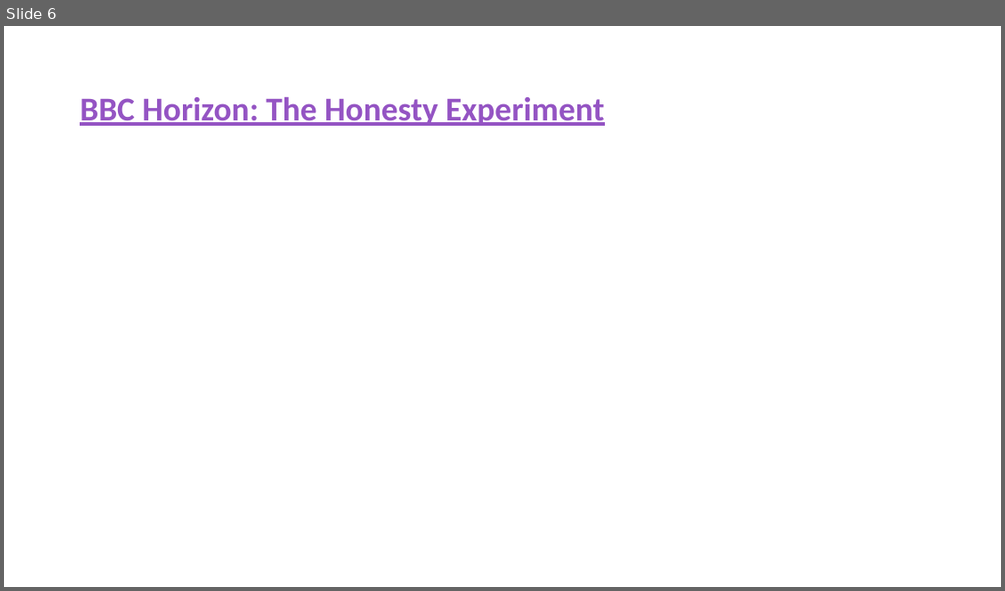
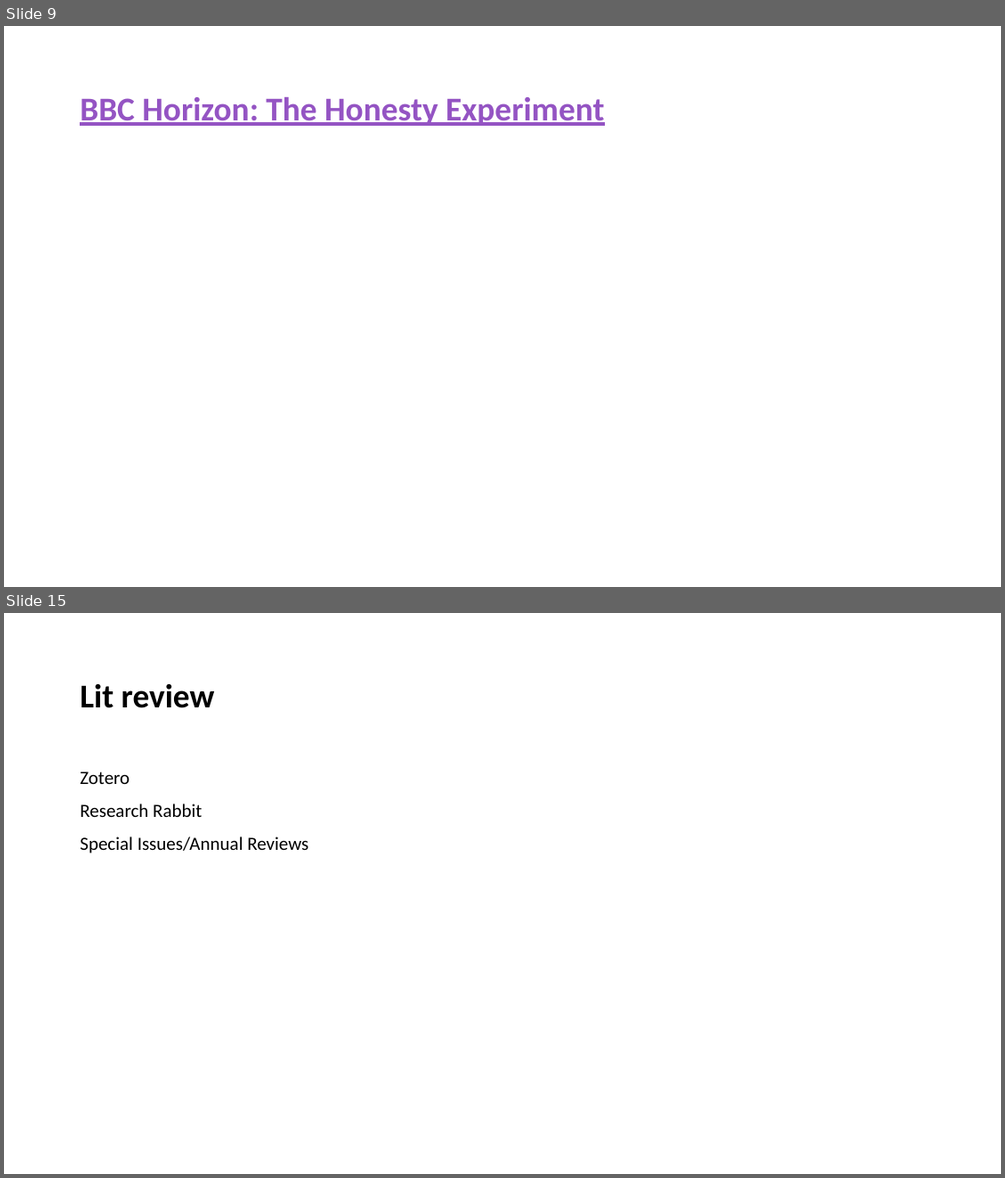
Before and after one commit to LittleMonkeyLab/PS52007Dslides, a slide deck: _site/lectures/Lecture08/PS51009Week8.pptx. Shown one above the other, each under a label of ours: slide 6 before the commit, slides 9 and 15 after it; the slides between them are not shown. The pictures are 1005x591 and 1005x1178 pixels, drawn with LibreOffice and Linux fonts; fonts in the diff are those of the drawing. Boxes give left, top, right and bottom in pixels: in the first picture for what was removed or moved away, otherwise in the second. Text is boxed around its words. In the diff, an @@ line names an element or a change of style, - is before the commit and + after.

```diff
--- a/_site/lectures/Lecture08/PS51009Week8.pptx
+++ b/_site/lectures/Lecture08/PS51009Week8.pptx
@@ slide 15 added at bbox=[4, 613, 1001, 1174], background #FFFFFF @@
@@ title added at bbox=[80, 684, 215, 708], 32 pt, text #000000, bold @@
+Lit review
@@ text added at bbox=[80, 771, 308, 853], 18 pt, text #000000 @@
+Zotero
+Research Rabbit
+Special Issues/Annual Reviews
@@ what was slide 6 is now slide 9 @@
```
Also in this commit, not shown: 1 slide changed, 8 other slides added, 8 other files.
